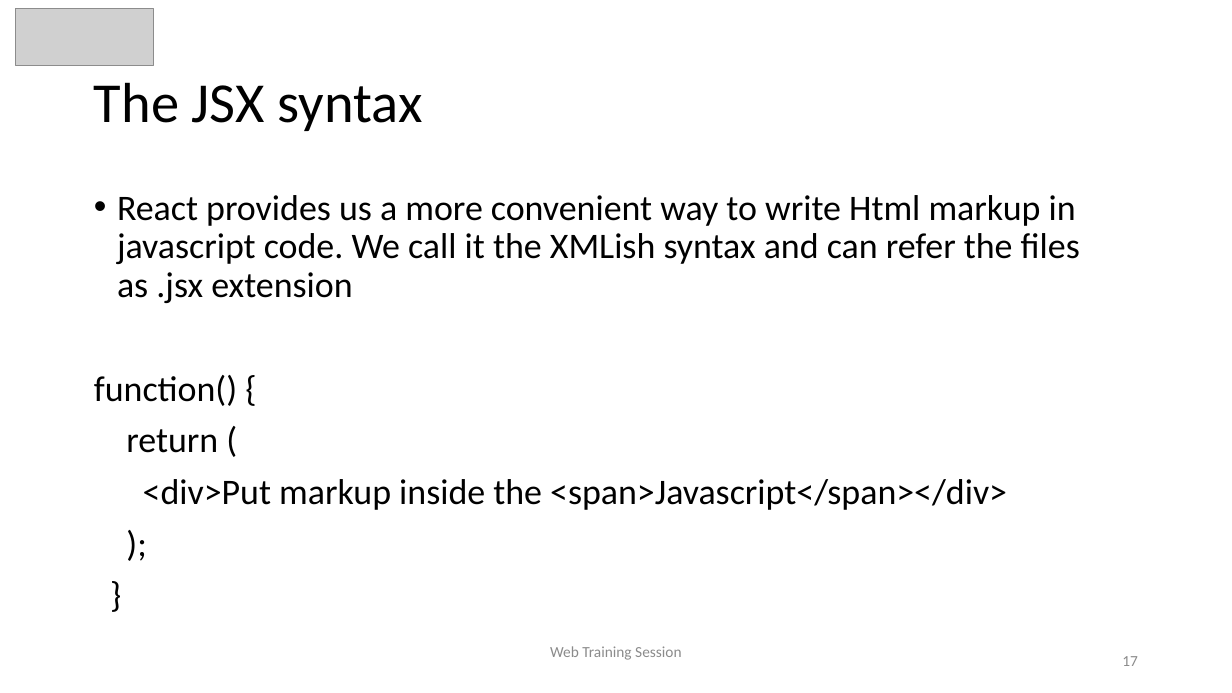
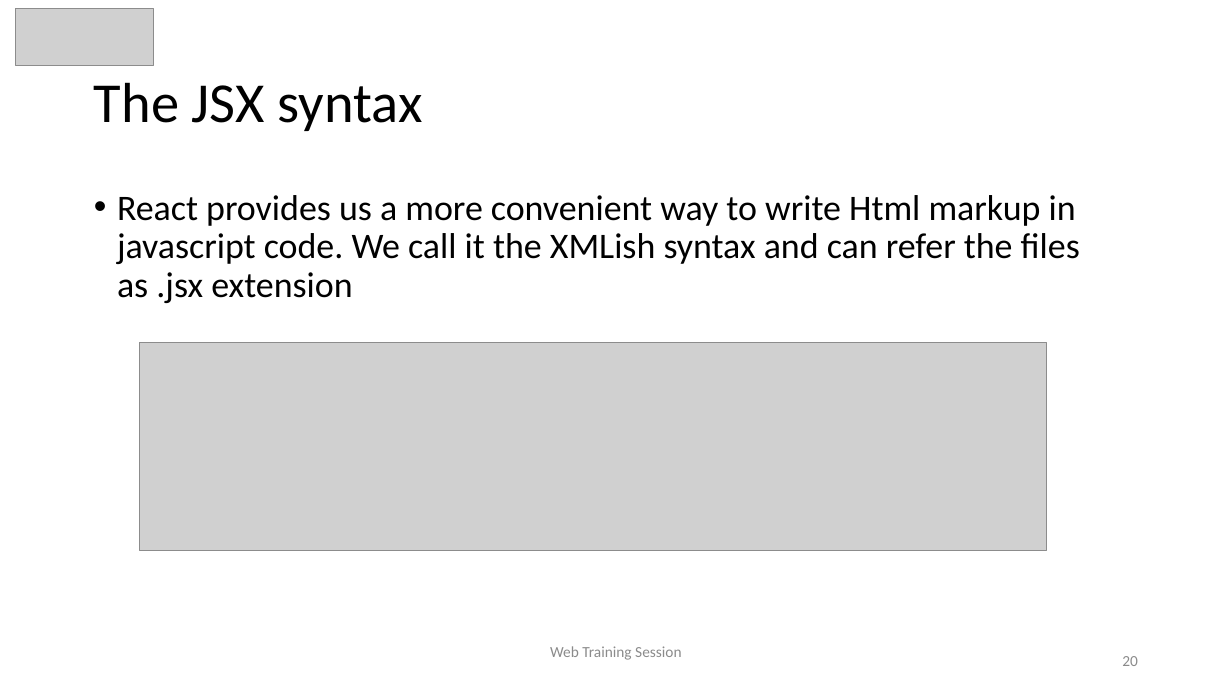
Before and after one commit to awahab29/samplealt, a slide deck: slide 20 of React.pptx (slide 17 before the commit). Drawn at 1232x693 pixels with LibreOffice and Linux fonts; fonts in the diff are those of the drawing; grey boxes stand for pictures. Boxes give left, top, right and bottom in pixels: in the first picture for what was removed or moved away, otherwise in the second. Text is boxed around its words. In the diff, an @@ line names an element or a change of style, - is before the commit and + after.

```diff
--- a/React.pptx
+++ b/React.pptx
@@ picture added at bbox=[140, 342, 1047, 550] @@
@@ text at bbox=[94, 375, 1007, 510]: paragraphs removed @@
-function() {
-return (
-<div>Put markup inside the <span>Javascript</span></div>
-);
-}
@@ page number at bbox=[1122, 656, 1138, 666]: text changed @@
-17
+20
```
Also in this commit, not shown: 16 other slides changed, 6 slides added, 1 slide removed, 1 other file.
